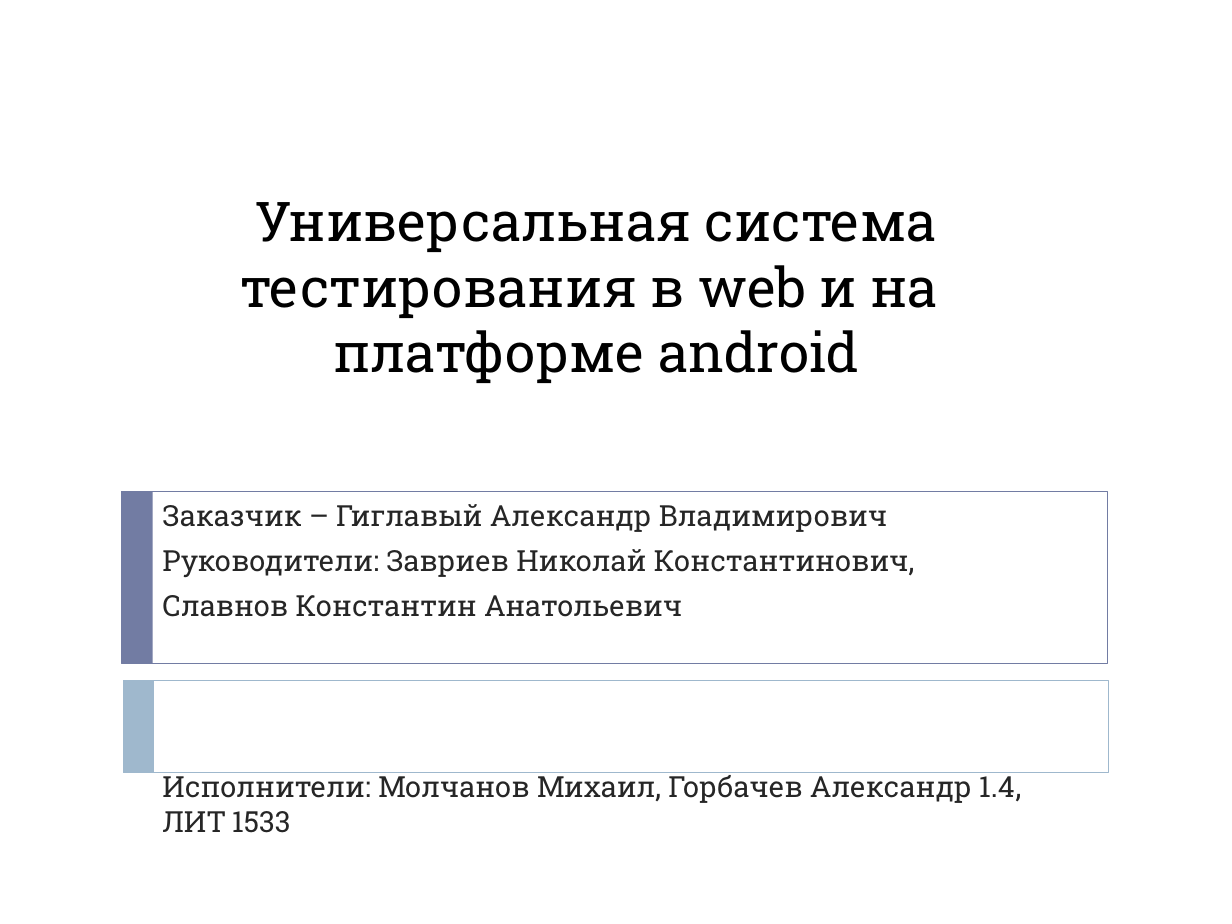
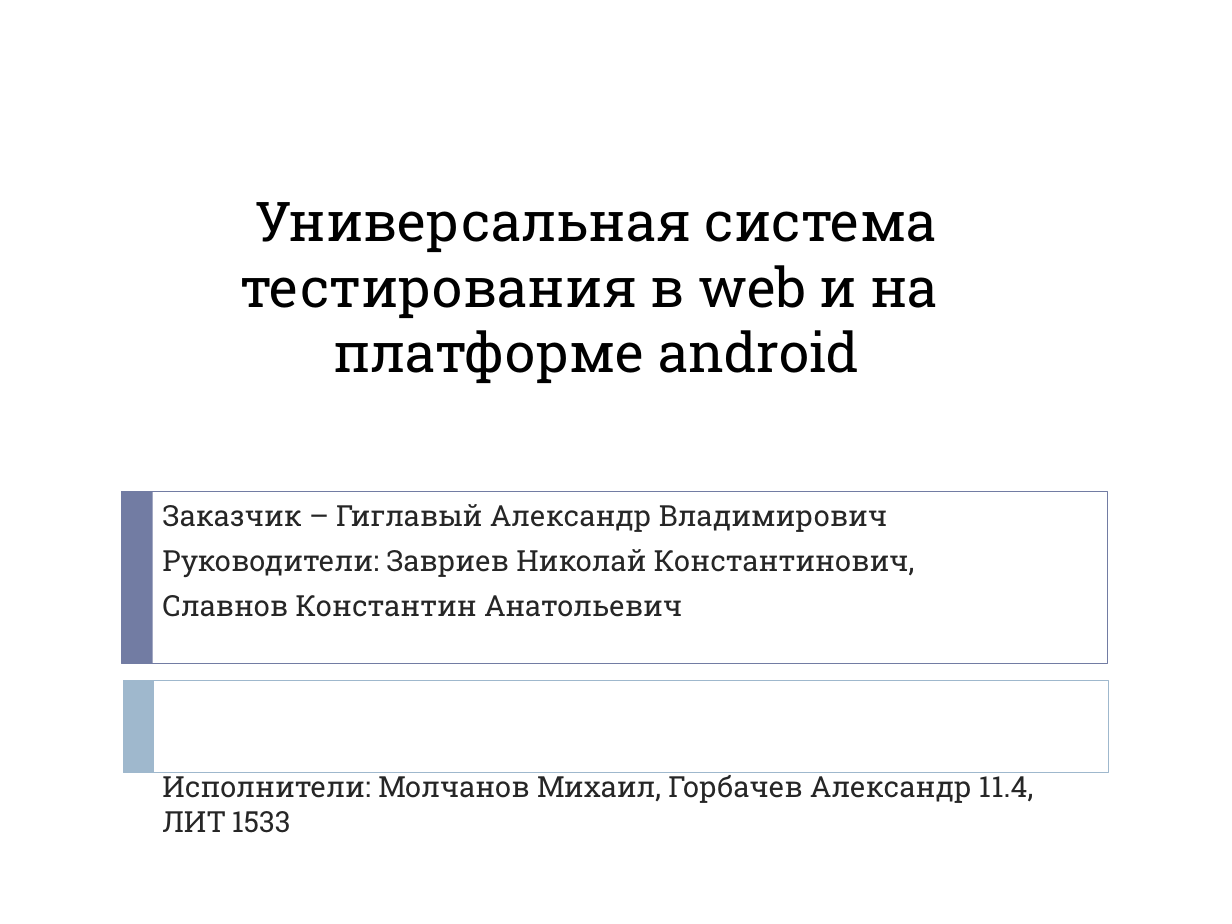
Before and after one commit to mikkksa/helix-test, a slide deck: slide 1 of Documents/Universalnaya_sistema_testirovania_v_web_i_na.pptx. Drawn at 1232x924 pixels with LibreOffice and Linux fonts; fonts in the diff are those of the drawing. Boxes give left, top, right and bottom in pixels: in the first picture for what was removed or moved away, otherwise in the second. Text is boxed around its words. In the diff, an @@ line names an element or a change of style, - is before the commit and + after.

```diff
--- a/Documents/Universalnaya_sistema_testirovania_v_web_i_na.pptx
+++ b/Documents/Universalnaya_sistema_testirovania_v_web_i_na.pptx
@@ subtitle at (162, 772, 1033, 833): text changed @@
-Исполнители: Молчанов Михаил, Горбачев Александр 1.4, ЛИТ 1533
+Исполнители: Молчанов Михаил, Горбачев Александр 11.4, ЛИТ 1533
```
Also in this commit, not shown: 4 other slides changed, 1 slide removed, 1 other file.
